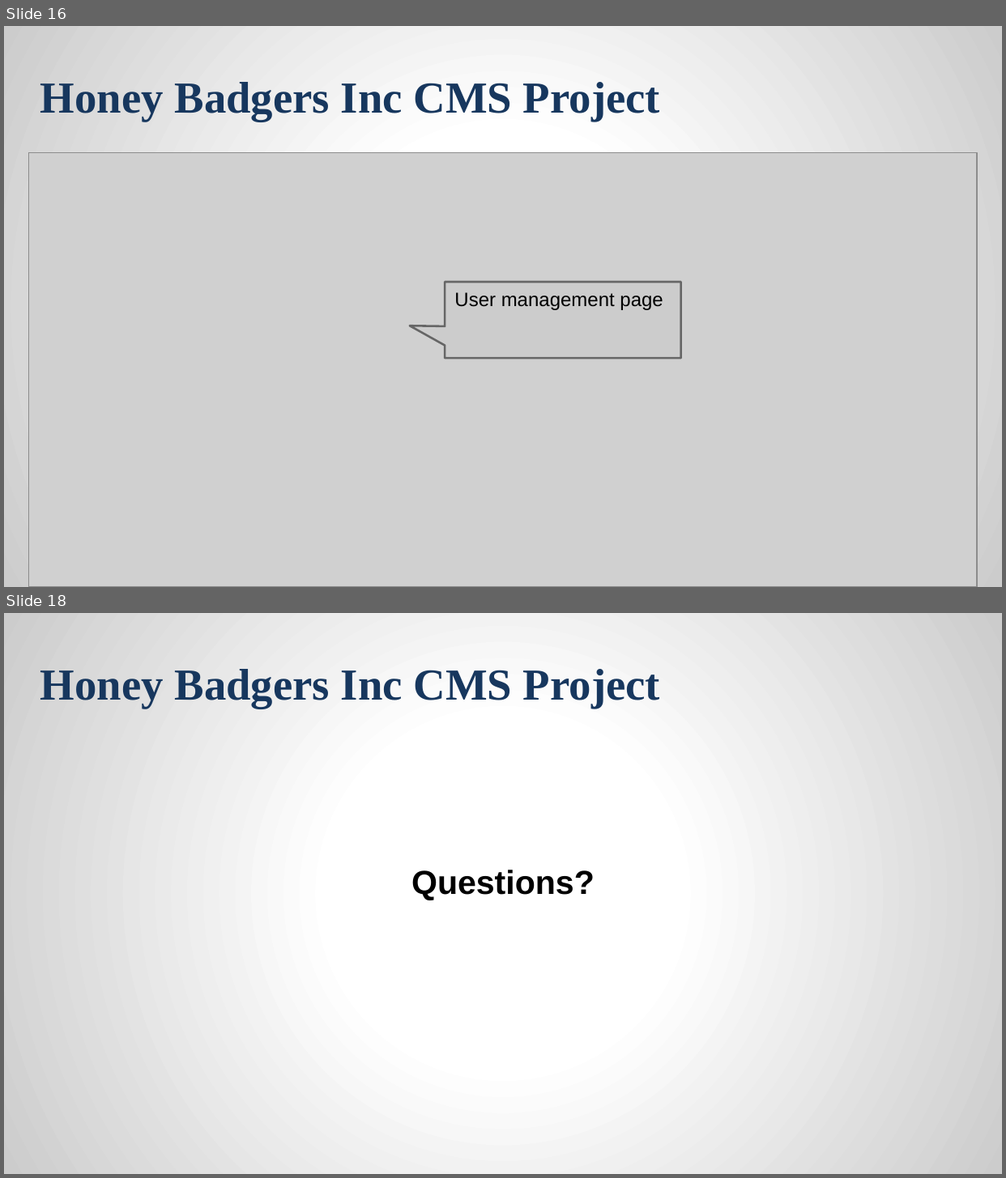
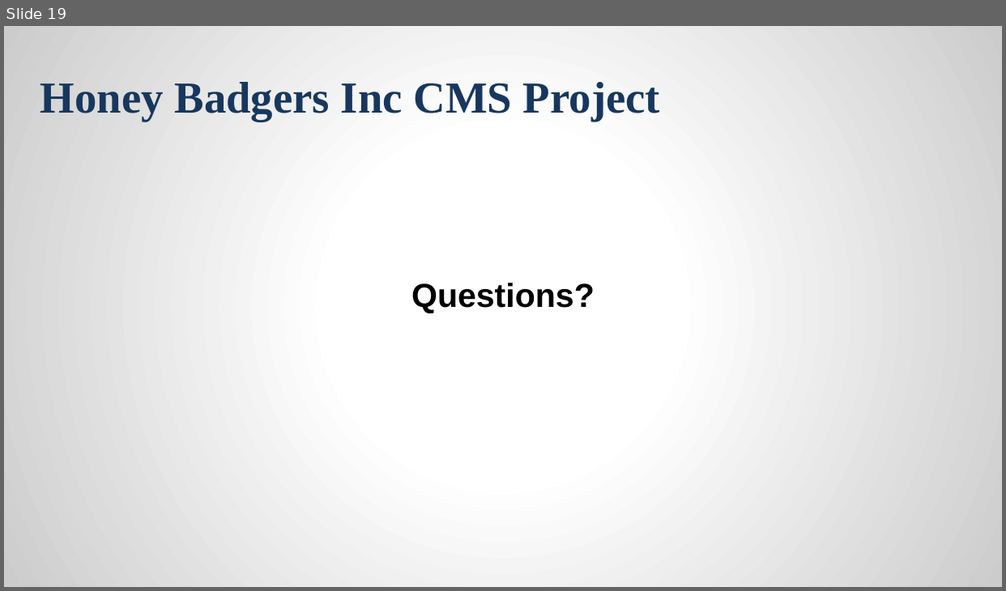
Before and after one commit to jcriquet/FantomCMS, a slide deck: doc/HoneyBadgersFinalPresentation.pptx. Shown one above the other, each under a label of ours: slides 16 and 18 before the commit, slide 19 after it; the slides between them are not shown. The pictures are 1006x1178 and 1006x591 pixels, drawn with LibreOffice and Linux fonts; fonts in the diff are those of the drawing; grey boxes stand for pictures; background and template pictures are left out. Boxes give left, top, right and bottom in pixels: in the first picture for what was removed or moved away, otherwise in the second. Text is boxed around its words. In the diff, an @@ line names an element or a change of style, - is before the commit and + after.

```diff
--- a/doc/HoneyBadgersFinalPresentation.pptx
+++ b/doc/HoneyBadgersFinalPresentation.pptx
@@ slide 16 removed at [4, 26, 1002, 587], background gradient #FFFFFF to #CCCCCC; not listed: 1 template element that a slide beside it also shows @@
@@ picture removed at [29, 152, 977, 587] @@
@@ speech box removed at [445, 283, 682, 358] @@
@@ text removed at [454, 292, 663, 310] @@
-User management page
@@ what was slide 18 is now slide 19 @@
```
Also in this commit, not shown: 7 slides changed, 4 slides added, 2 other slides removed, 1 other file.
